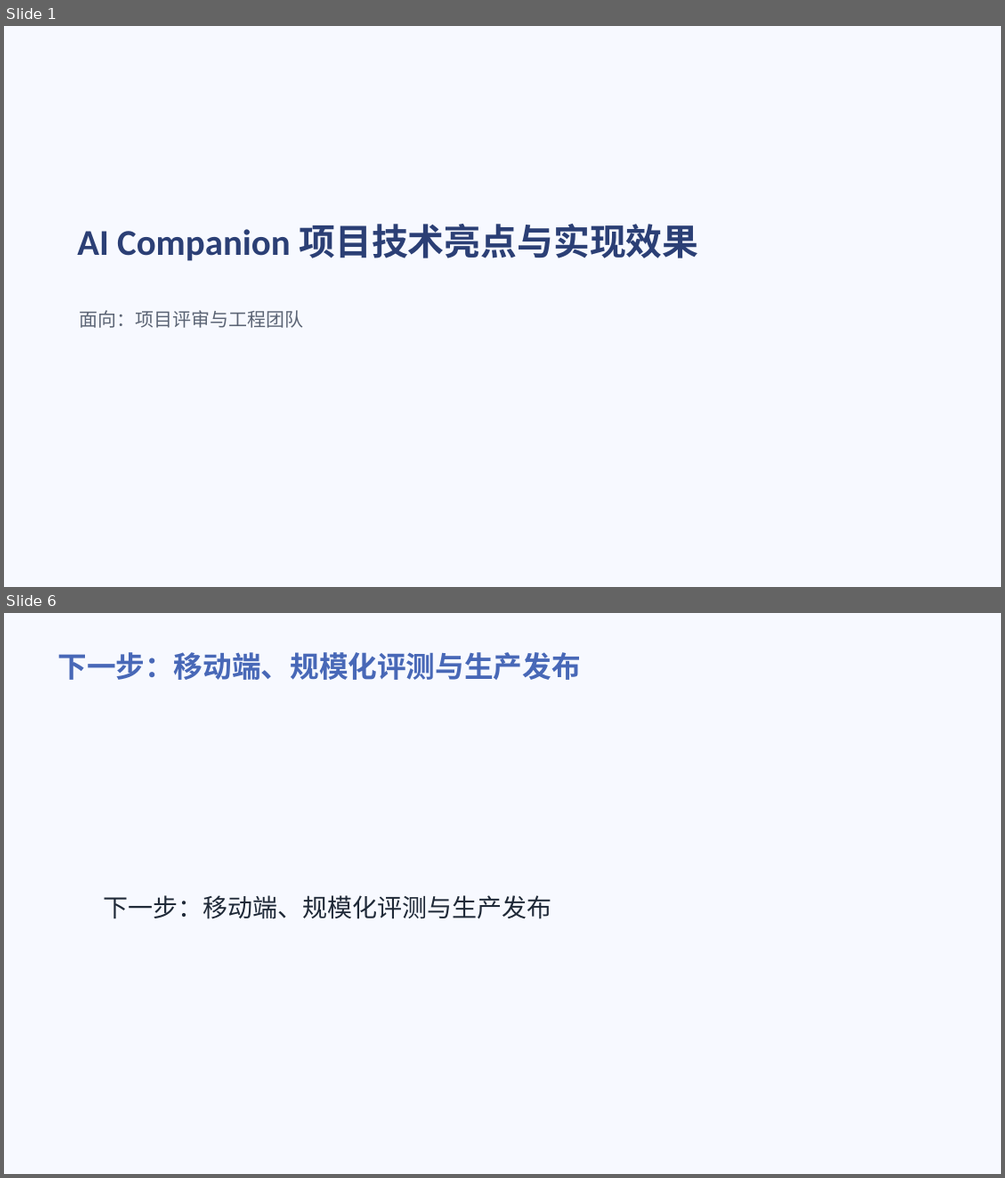
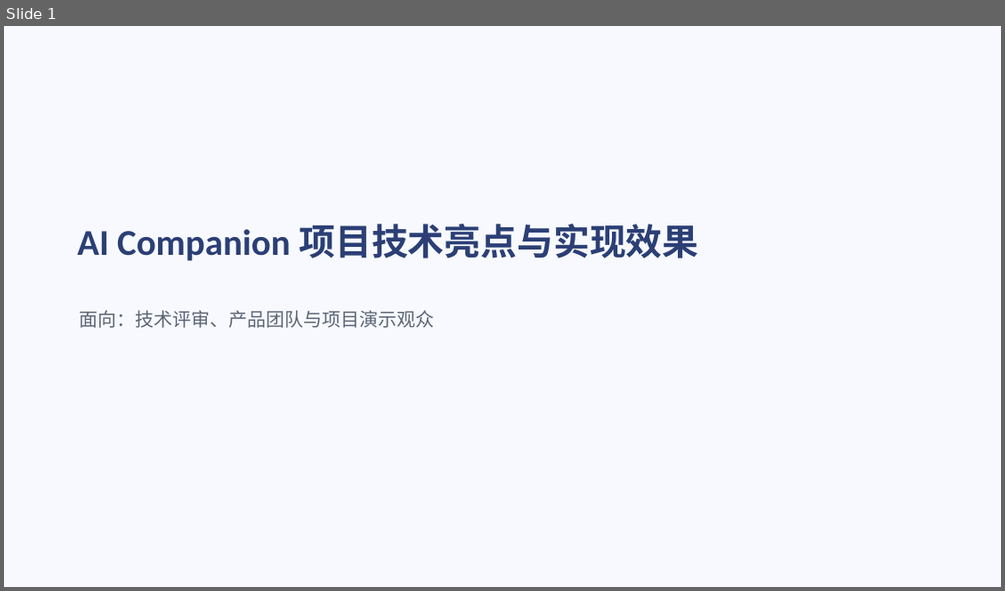
Before and after one commit to bamboo-ye/ai-companion, a slide deck: docs/demo/ai-companion-overview.pptx. Shown one above the other, each under a label of ours: slides 1 and 6 before the commit, slide 1 after it; the slides between them are not shown. The pictures are 1005x1178 and 1005x591 pixels, drawn with LibreOffice and Linux fonts; fonts in the diff are those of the drawing. Boxes give left, top, right and bottom in pixels: in the first picture for what was removed or moved away, otherwise in the second. Text is boxed around its words. In the diff, an @@ line names an element or a change of style, - is before the commit and + after.

```diff
--- a/docs/demo/ai-companion-overview.pptx
+++ b/docs/demo/ai-companion-overview.pptx
@@ slide 6 removed at box(4, 613, 1001, 1174), background #F7F9FF @@
@@ title removed at box(57, 652, 580, 680) @@
-下一步：移动端、规模化评测与生产发布
@@ text removed at box(104, 895, 552, 919) @@
-下一步：移动端、规模化评测与生产发布
@@ slide 1 changed as well @@
@@ subtitle at box(80, 310, 435, 328): text changed @@
-面向：项目评审与工程团队
+面向：技术评审、产品团队与项目演示观众
```
Also in this commit, not shown: 7 slides added, 5 other slides removed, 11 other files.
